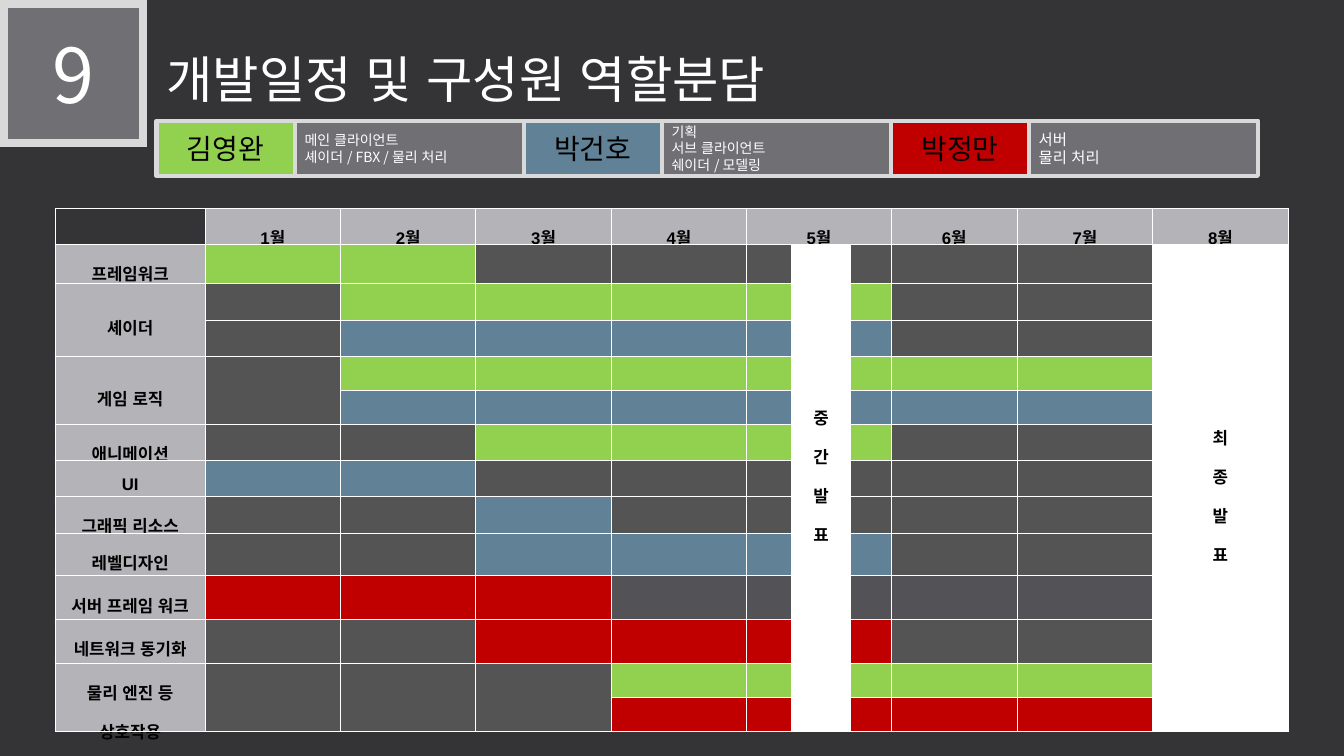
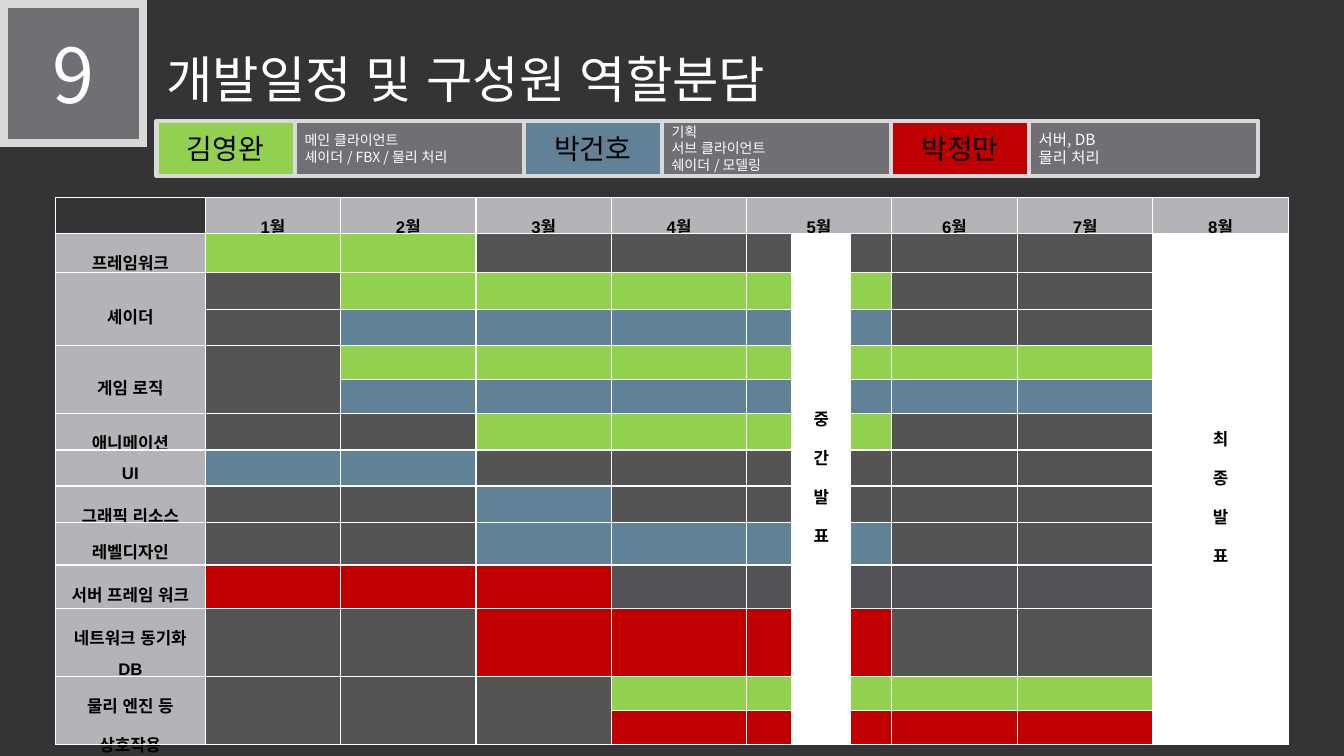
Before and after one commit to LEGO0937/Our_Project, a slide deck: slide 15 of 기획단계/졸작 제안서_α.pptx. Drawn at 1344x756 pixels with LibreOffice and Linux fonts; fonts in the diff are those of the drawing. Boxes give left, top, right and bottom in pixels: in the first picture for what was removed or moved away, otherwise in the second. Text is boxed around its words. In the diff, an @@ line names an element or a change of style, - is before the commit and + after.

```diff
--- a/기획단계/졸작 제안서_α.pptx
+++ b/기획단계/졸작 제안서_α.pptx
@@ text in rectangle at bbox=[1039, 132, 1096, 148]: text changed @@
-서버
+서버, DB
@@ table at bbox=[55, 198, 1288, 756] @@
-row 12, column 1: 네트워크 동기화
+row 12, column 1: 네트워크 동기화 / DB
@@ table: place and size @@
-table at bbox=[55, 209, 1288, 743]
+table at bbox=[55, 198, 1288, 756]
```
Also in this commit, not shown: 2 other slides changed, 1 other file.
